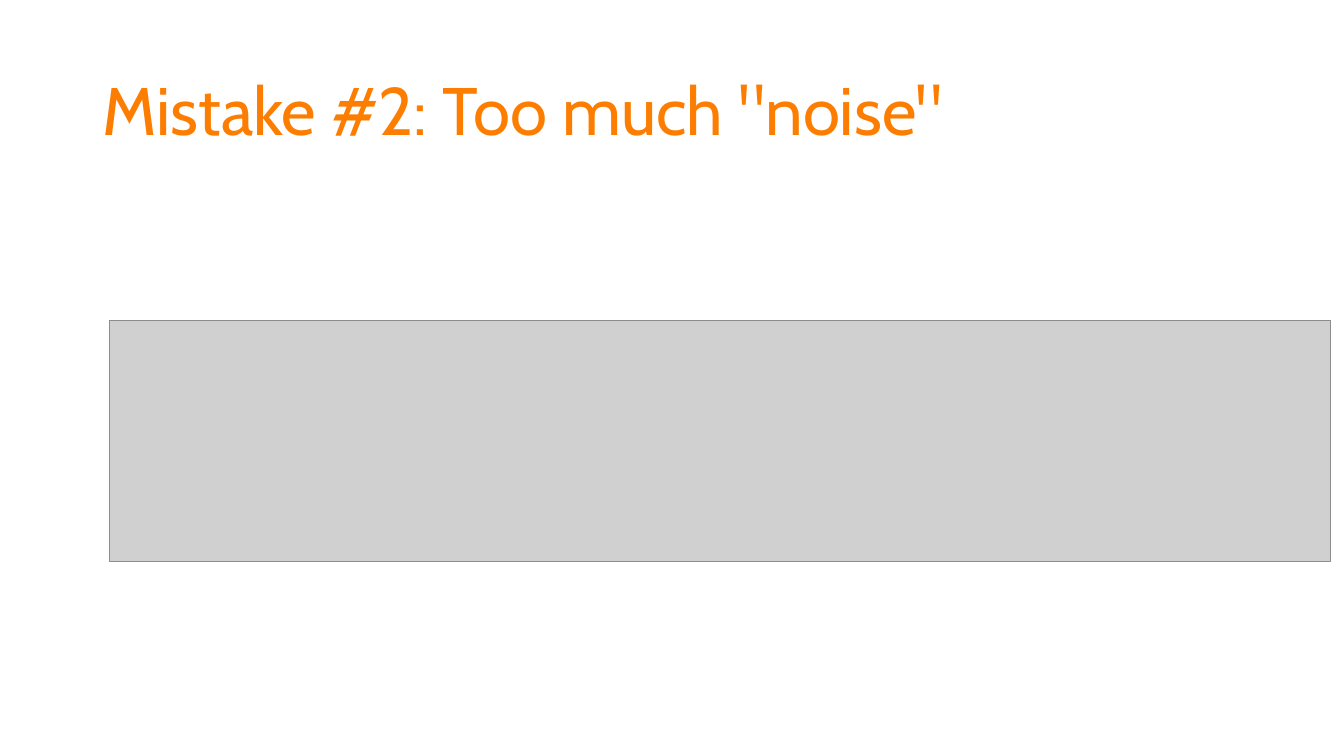
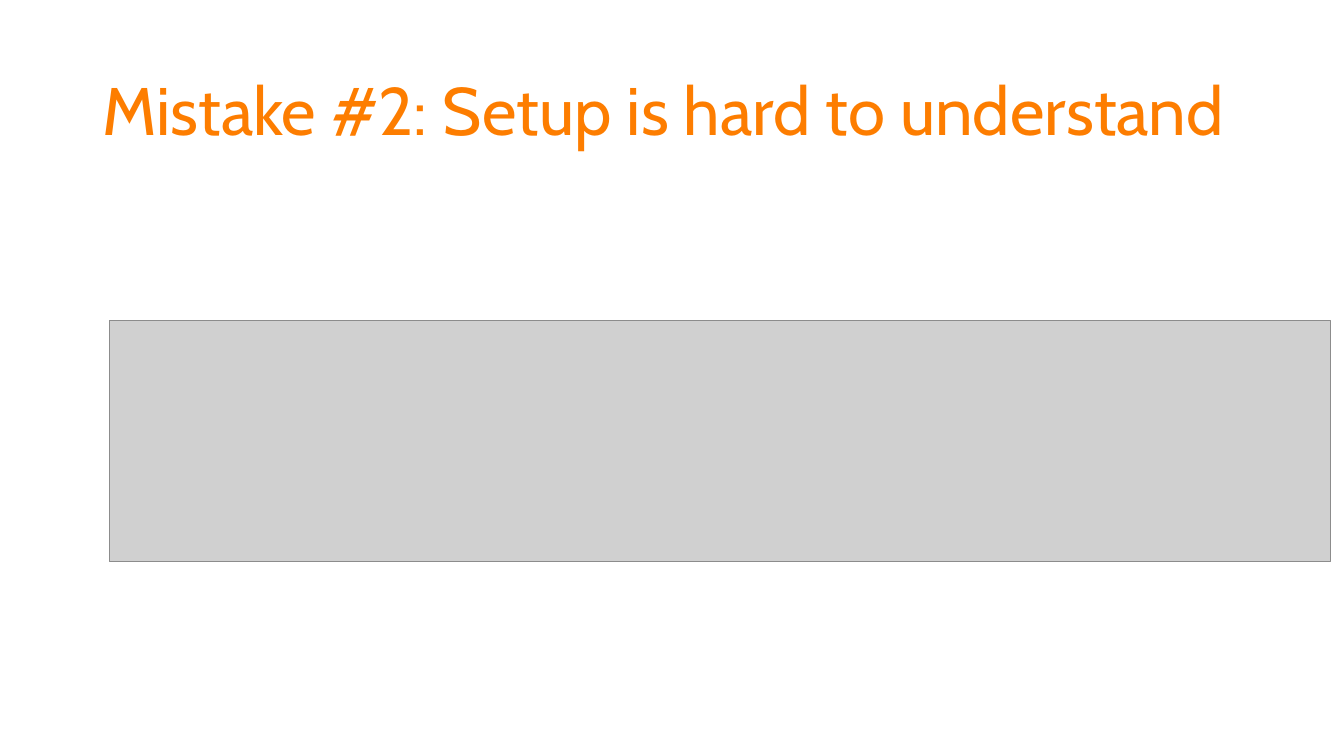
Before and after one commit to spetryjohnson/Talk-Patterns_of_Effective_Test_Setup, a slide deck: slide 37 of POETS - CodeMash 2017.pptx. Drawn at 1344x756 pixels with LibreOffice and Linux fonts; fonts in the diff are those of the drawing; grey boxes stand for pictures. Boxes give left, top, right and bottom in pixels: in the first picture for what was removed or moved away, otherwise in the second. Text is boxed around its words. In the diff, an @@ line names an element or a change of style, - is before the commit and + after.

```diff
--- a/POETS - CodeMash 2017.pptx
+++ b/POETS - CodeMash 2017.pptx
@@ title at bbox=[102, 84, 1224, 150]: text changed @@
-Mistake #2: Too much "noise"
+Mistake #2: Setup is hard to understand
```
Also in this commit, not shown: 2 other slides changed, 1 other file.
